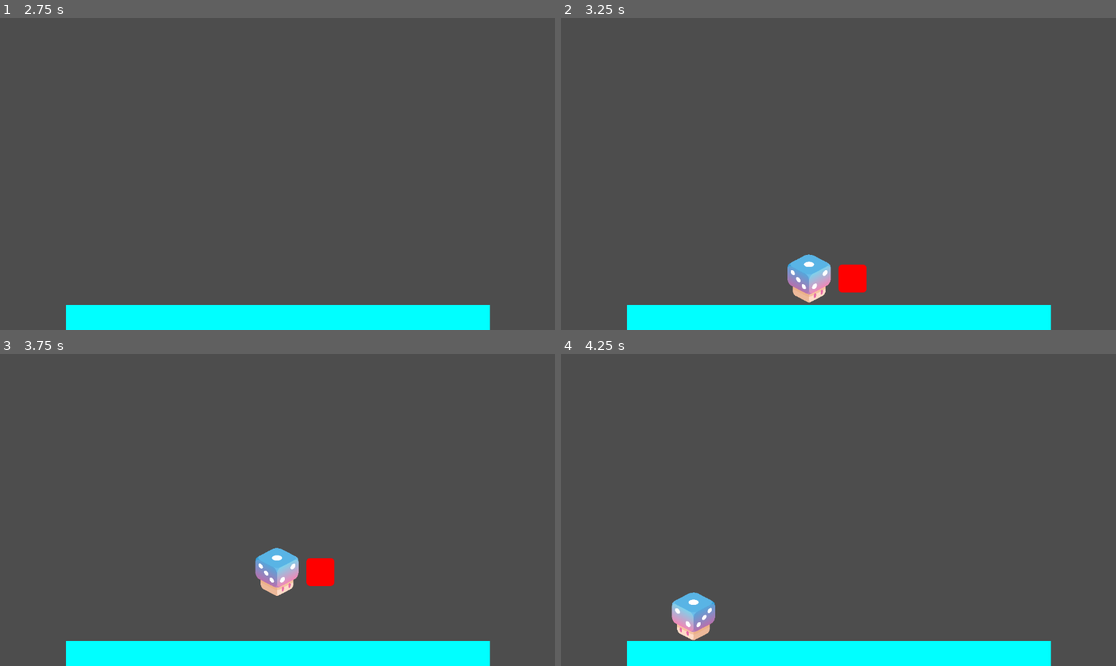
Above: before the commit, frames 1-4 (two rows, left to right).
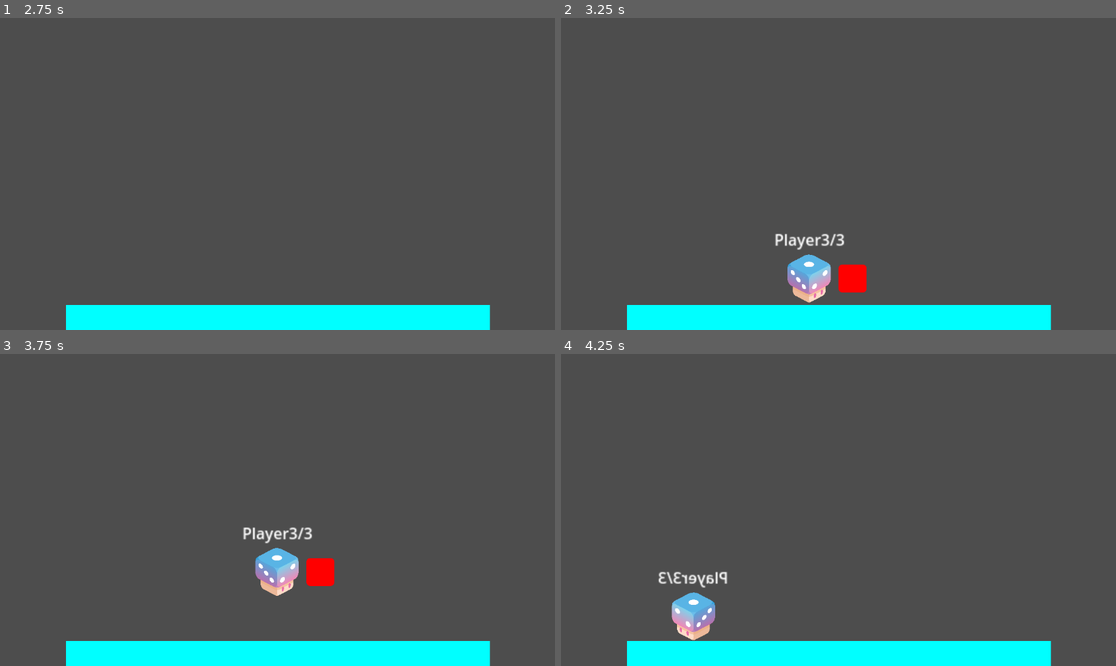
Above: after the commit, the same moments.

Repository: PlaySorbonne/projet-pixel
Game: Godot game, scene res://scenes/Menus/MenuPersistent.tscn
Two runs of this game, one before a commit and one after it. Both use one fixed random seed, a clock stepped at 60 frames per second and the inputs below. The engine's default icon, where the game draws it, is replaced by a stand-in: a white triangle on a blue panel in a dark square.
Inputs:
- Up to frame 1 (2.75 s): click "Start" at 0.5 s; tap Enter (attack) at 1.25 s; hold D (right) 1.28-2 s; hold Enter (attack) 1.28-2 s; tap Space (jump) at 1.52, 1.55, 1.82 s; click "Play game" at 2 s
- Up to frame 2 (3.25 s): hold D (right) from 2.78 s (still down); tap Space (jump) at 2.85, 3.02 s; tap Enter (attack) at 3.05 s
- Up to frame 3 (3.75 s): tap Space (jump) at 3.32 s; release D (right) at 3.53 s; hold A (left) from 3.53 s (still down); hold Enter (attack) from 3.53 s (still down)
- Up to frame 4 (4.25 s): keep holding A (left); keep holding Enter (attack); tap Space (jump) at 3.8 s

Frame 1 is identical in both runs. In frame 2, 0.3% of the frame differs, in the area x 38-52%, y 69-75%; in frame 3, 0.3%; in frame 4, 0.3%, in the area x 17-31%, y 69-76%.

Commit message:
add debug infos above character

Diff:
--- /dev/null
+++ b/scenes/Characters/Evolutions/CharacterCEO.tscn
@@ -0,0 +1,14 @@
+[gd_scene load_steps=2 format=3 uid="uid://d4eqmtc8af2fn"]
+
+[ext_resource type="PackedScene" uid="uid://ofdotmbw4jkx" path="res://scenes/Characters/Player.tscn" id="1_i2eyq"]
+
+[node name="CharacterCEO" instance=ExtResource("1_i2eyq")]
+evolution_name = "Player"
+speed = 400.0
+jump_max_duration = 0.35
+weight_multiplier = 4.0
+attack_damage = 3
+max_hitpoints = 9
+
+[node name="Sprite2D" parent="." index="0"]
+self_modulate = Color(0.663139, 0.000526262, 0.70538, 1)
--- /dev/null
+++ b/scenes/Characters/Evolutions/CharacterCryptoBro.tscn
@@ -0,0 +1,8 @@
+[gd_scene load_steps=2 format=3 uid="uid://bwrcrj5j3sw8a"]
+
+[ext_resource type="PackedScene" uid="uid://ofdotmbw4jkx" path="res://scenes/Characters/Player.tscn" id="1_d7u8s"]
+
+[node name="CharacterCryptoBro" instance=ExtResource("1_d7u8s")]
+evolution_name = "Player"
+attack_damage = 2
+max_hitpoints = 5
--- /dev/null
+++ b/scenes/Characters/Evolutions/CharacterWeeb.tscn
@@ -0,0 +1,7 @@
+[gd_scene load_steps=2 format=3 uid="uid://cqm2lrdfhithq"]
+
+[ext_resource type="PackedScene" uid="uid://ofdotmbw4jkx" path="res://scenes/Characters/Player.tscn" id="1_im15i"]
+
+[node name="CharacterWeeb" instance=ExtResource("1_im15i")]
+evolution_name = "Player"
+max_hitpoints = 1
--- a/scenes/Characters/Player.tscn
+++ b/scenes/Characters/Player.tscn
@@ -5,9 +5,10 @@
 
 [node name="PlayerCharacter" instance=ExtResource("1_cukm7")]
 script = ExtResource("2_7jbn1")
+evolution_name = "Player"
 speed = 600.0
 jump_velocity = 600.0
-jump_duration = 0.2
+jump_max_duration = 0.2
 weight_multiplier = 2.5
 attack_damage = 1
 attack_intensity = 1
@@ -18,4 +19,14 @@
 [node name="JumpTimer" type="Timer" parent="." index="5"]
 one_shot = true
 
+[node name="EvolutionLabel" type="Label" parent="." index="6"]
+offset_left = -100.0
+offset_top = -110.0
+offset_right = 1.0
+offset_bottom = -84.0
+scale = Vector2(2, 2)
+text = "Player 9/9"
+horizontal_alignment = 1
+vertical_alignment = 2
+
 [connection signal="timeout" from="JumpTimer" to="." method="_on_jump_timer_timeout"]
--- a/scripts/AttackHitbox.gd
+++ b/scripts/AttackHitbox.gd
@@ -6,6 +6,7 @@
 var team := 0
 var can_multi_hit := false
 var delay_between_hits := 0.4
+var attacker : FighterCharacter
 
 static func spawn_hitbox(parent : FighterCharacter, hit_damage : int, hitbox_location : Vector2,
 duration : float, attached_to_character := true, hit_intensity := 1, size := Vector2.ONE,
@@ -14,6 +15,7 @@
 	var hitbox : Hitbox = my_scene.instantiate()
 	hitbox.team = parent.team
 	hitbox.damage = hit_damage
+	hitbox.attacker = parent
 	hitbox.intensity = hit_intensity
 	if attached_to_character:
 		parent.add_child(hitbox)
@@ -35,7 +37,7 @@
 
 func _on_body_entered(body):
 	if body.has_method("hit") and body.team != team:
-		body.hit(damage)
+		body.hit(damage, attacker)
 
 func _on_timer_timeout():
 	end_hitbox()
--- a/scripts/FighterCharacter.gd
+++ b/scripts/FighterCharacter.gd
@@ -44,12 +44,13 @@
 	set_physics_process(new_activity)
 	set_process_input(new_activity)
 
-func hit(damage : int):
+func hit(damage : int, attacker : FighterCharacter = null):
 	if in_invincibility_time or not alive:
+		print("return")
 		return
 	hitpoints -= damage
 	$HitEffect.trigger_hit_effect()
-	if hitpoints < 0:
+	if hitpoints <= 0:
 		death()
 	else:
 		in_invincibility_time = true
--- a/scripts/player.gd
+++ b/scripts/player.gd
@@ -3,9 +3,10 @@
 
 enum Controls {KEYBOARD, CONTROLLER}
 
+@export var evolution_name := "Player"
 @export var speed := 600.0
 @export var jump_velocity := 600.0
-@export var jump_duration := 0.2
+@export var jump_max_duration := 0.2
 @export var weight_multiplier := 2.5
 @export var attack_damage := 1
 @export var attack_intensity := 1 #for breaking super armor and flying velocity
@@ -23,6 +24,13 @@
 var attacking := false
 var is_jumping := false
 var can_evolve := false
+
+func _ready():
+	super._ready()
+	_update_debug_text()
+
+func _update_debug_text():
+	$EvolutionLabel.text = evolution_name + str(hitpoints) + "/" + str(max_hitpoints)
 
 func set_control_device(device: int):
 	control_device = device
@@ -79,13 +87,17 @@
 func jump():
 	velocity.y = -jump_velocity
 	is_jumping = true
-	$JumpTimer.start(jump_duration)
+	$JumpTimer.start(jump_max_duration)
 
 func _on_jump_timer_timeout():
 	is_jumping = false
 
 func evolve():
 	pass
+
+func hit(damage : int, attacker : FighterCharacter = null):
+	super.hit(damage, attacker)
+	_update_debug_text()
 
 func special():
 	attacking = true
